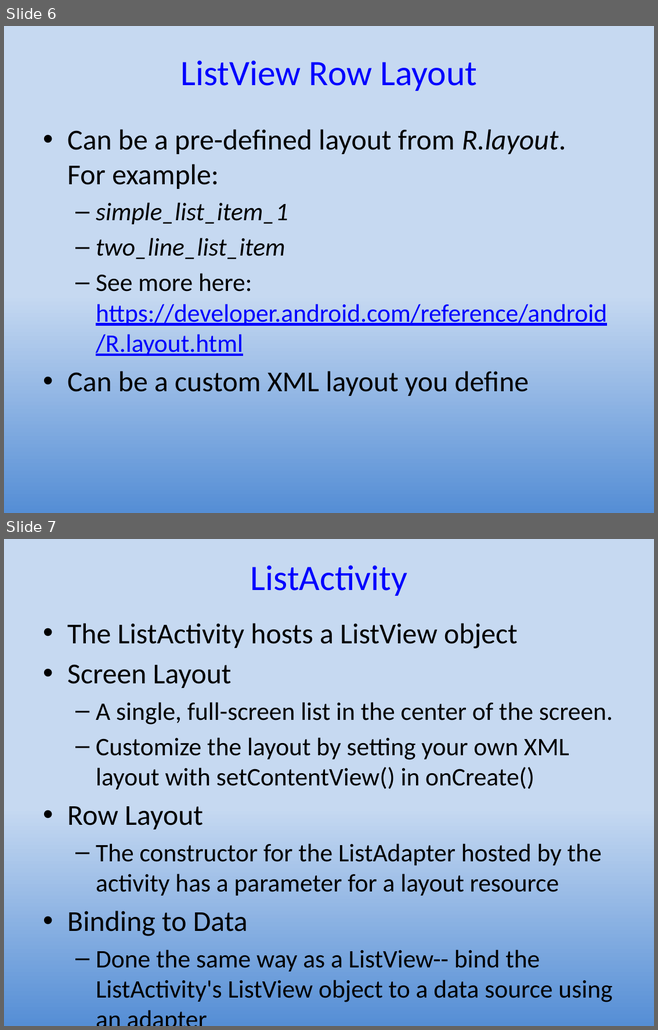
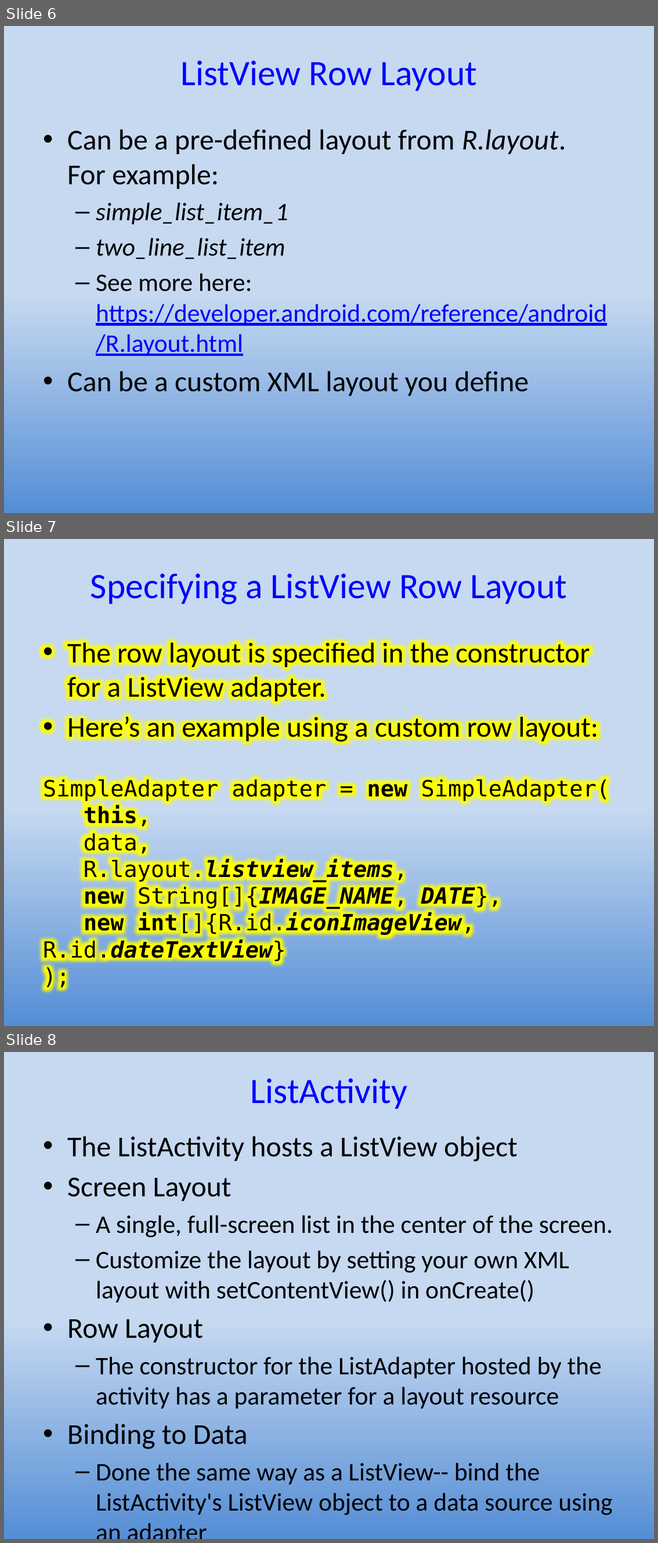
Before and after one commit to UO-CIS/CIS399Android-CourseMaterials, a slide deck: Notes and Slides/CIS399Wk3Day2-ListViews.pptx. Shown one above the other, each under a label of ours: slides 6 and 7 before the commit, slides 6, 7 and 8 after it. The pictures are 658x1030 and 658x1543 pixels, drawn with LibreOffice and Linux fonts; fonts in the diff are those of the drawing. Boxes give left, top, right and bottom in pixels: in the first picture for what was removed or moved away, otherwise in the second. Text is boxed around its words. In the diff, an @@ line names an element or a change of style, - is before the commit and + after.

```diff
--- a/Notes and Slides/CIS399Wk3Day2-ListViews.pptx
+++ b/Notes and Slides/CIS399Wk3Day2-ListViews.pptx
@@ slide 7 added at (x1=4, y1=539, x2=654, y2=1026), background gradient #C6D9F1 to #558ED5 @@
@@ title added at (x1=90, y1=573, x2=567, y2=605), 39.6 pt, text #0000FF @@
+Specifying a ListView Row Layout
@@ text added at (x1=43, y1=639, x2=610, y2=962), 24.8 pt, text #000000 @@
+• The row layout is specified in the constructor for a ListView adapter.
+• Here’s an example using a custom row layout:
+SimpleAdapter adapter = new SimpleAdapter(
+this,
+data,
+R.layout.listview_items,
+new String[]{IMAGE_NAME, DATE},
+new int[]{R.id.iconImageView, R.id.dateTextView}
+);
@@ what was slide 7 is now slide 8 @@
```
Also in this commit, not shown: 1 slide changed, 1 other file.
